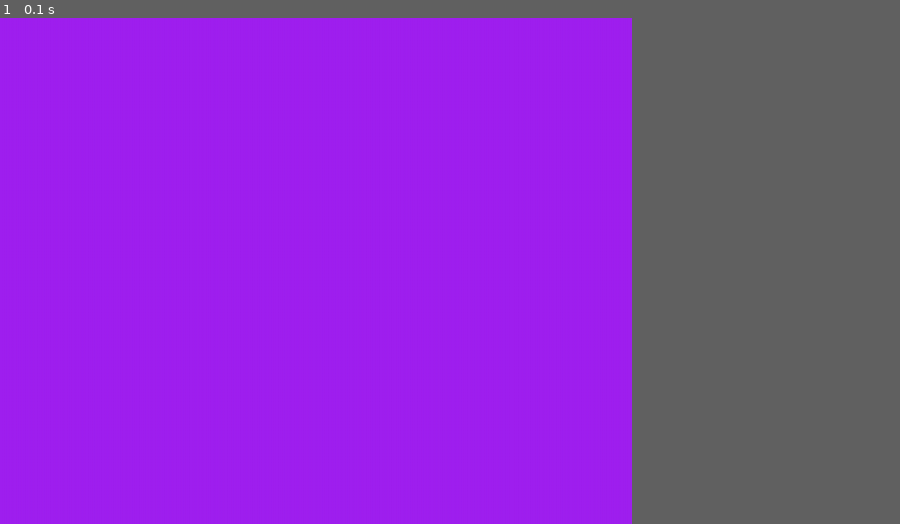
Above: before the commit, frame 1.
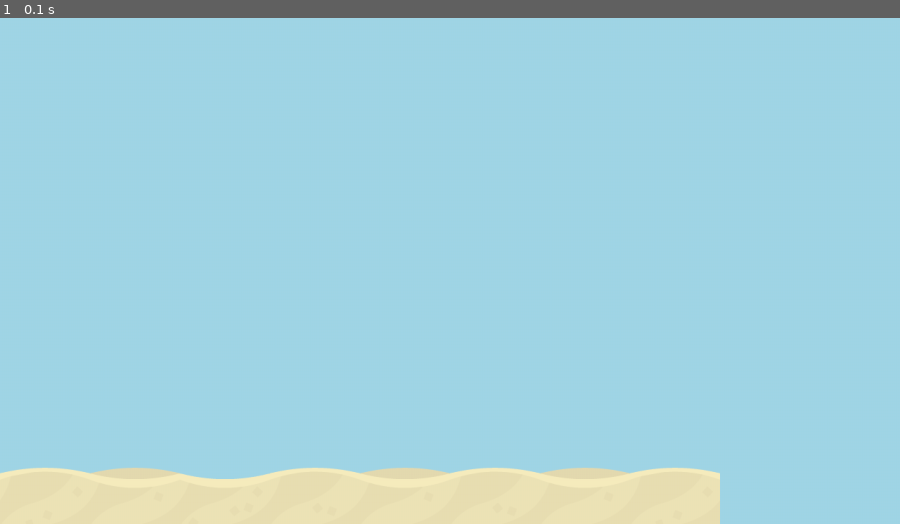
Above: after the commit, the same moment.

Repository: m271782/EvansPygame
Game: pygame game, started from game.py
The game is run twice, just before and just after one commit, with the same random seed, the same clock (stepped at 60 frames per second) and the same inputs.
Inputs:
- Up to frame 1 (0.1 s): no input
In our replay, the window is 632x506 before the commit and 900x506 after it. These sizes can differ from the game's own. Grey fills any space a smaller window leaves; there, only what the larger window draws over its background counts as a difference.

The runs differ from the first frame. In frame 1, 71% of the frame differs, in the area x 0-80%, y 0-100%.

Commit message:
making background

Diff:
--- a/game.py
+++ b/game.py
@@ -3,9 +3,58 @@
 
 # pygame setup
 pygame.init()
-screen = pygame.display.set_mode((900, 720))
+
+w = 1280
+h = 720
+
+screen = pygame.display.set_mode((w,h))
 clock = pygame.time.Clock()
 running = True
+
+# BUILD THE BACKGROUND WITH TILES
+background = pygame.Surface((w,h))
+background.fill((255,0,0))
+
+# load tile images to variables
+water = pygame.image.load('assets/fishTile_089.png')
+sand1 = pygame.image.load('assets/fishTile_001.png')
+sand2 = pygame.image.load('assets/fishTile_002.png')
+sand3 = pygame.image.load('assets/fishTile_003.png')
+sand4 = pygame.image.load('assets/fishTile_004.png')
+sand5 = pygame.image.load('assets/fishTile_005.png')
+sand6 = pygame.image.load('assets/fishTile_006.png')
+sand7 = pygame.image.load('assets/fishTile_007.png')
+sand8 = pygame.image.load('assets/fishTile_008.png')
+sand9 = pygame.image.load('assets/fishTile_009.png')
+
+# get to the tile_size
+TILE_SIZE = water.get_width()
+
+# loop over x direction
+for x in range(0,w,TILE_SIZE):
+    # loop over y direction
+    for y in range(0,w, TILE_SIZE):
+        # blit the tile to our BG
+        background.blit(water, (x,y))
+        if y>(5*TILE_SIZE):
+            background.blit(sand1, (x,y))
+        elif y>(4*TILE_SIZE) and x==0:
+            background.blit(sand9, (x,y))
+        elif y>(4*TILE_SIZE) and x==TILE_SIZE:
+            background.blit(sand8, (x,y))
+        elif y>(4*TILE_SIZE) and x==(2*TILE_SIZE):
+            background.blit(sand6, (x,y))
+        elif y>(4*TILE_SIZE) and x==(3*TILE_SIZE):
+            background.blit(sand7, (x,y))
+        elif y>(4*TILE_SIZE) and x==(4*TILE_SIZE):
+            background.blit(sand8, (x,y))
+        elif y>(4*TILE_SIZE) and x==(5*TILE_SIZE):
+            background.blit(sand7, (x,y))
+        elif y>(4*TILE_SIZE) and x==(6*TILE_SIZE):
+            background.blit(sand8, (x,y))
+        elif y>(4*TILE_SIZE) and x==(7*TILE_SIZE):
+            background.blit(sand9, (x,y))
+
 
 while running:
     # poll for events
@@ -14,10 +63,8 @@
         if event.type == pygame.QUIT:
             running = False
 
-    # fill the screen with a color to wipe away anything from last frame
-    screen.fill("purple")
-
-    # RENDER YOUR GAME HERE
+    # Blit the background to the screen
+    screen.blit(background,(0,0))
 
     # flip() the display to put your work on screen
     pygame.display.flip()
Binary file added: assets/fishTile_001.png
Binary file added: assets/fishTile_002.png
Binary file added: assets/fishTile_003.png
Binary file added: assets/fishTile_004.png
Binary file added: assets/fishTile_005.png
Binary file added: assets/fishTile_006.png
Binary file added: assets/fishTile_007.png
Binary file added: assets/fishTile_008.png
Binary file added: assets/fishTile_009.png
Binary file added: assets/fishTile_010.png
Binary file added: assets/fishTile_011.png
Binary file added: assets/fishTile_012.png
(and 114 more such lines)
